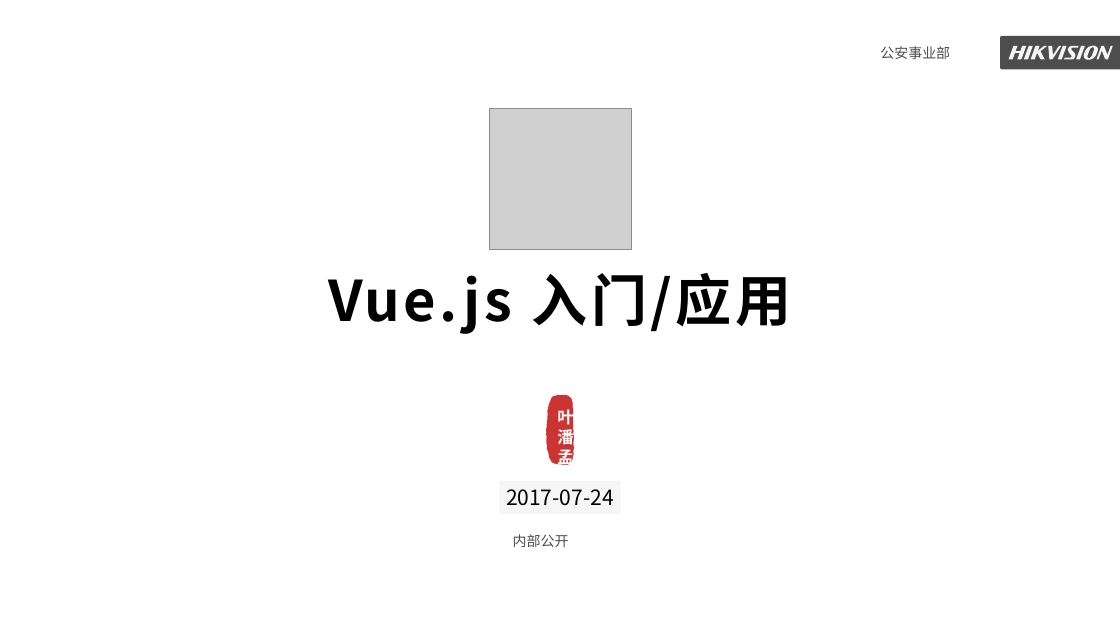
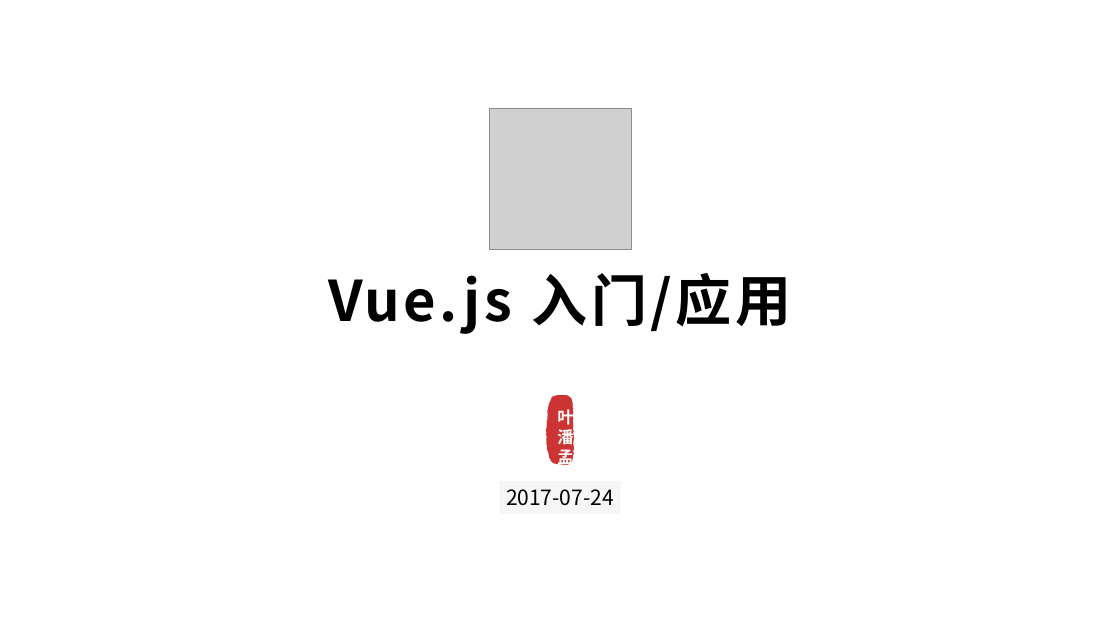
Before and after one commit to palmerye/Vue-Classroom, a slide deck: slide 1 of Presentation/Vue入门+应用.pptx. Drawn at 1120x630 pixels with LibreOffice and Linux fonts; fonts in the diff are those of the drawing; grey boxes stand for pictures. Boxes give left, top, right and bottom in pixels: in the first picture for what was removed or moved away, otherwise in the second. Text is boxed around its words. In the diff, an @@ line names an element or a change of style, - is before the commit and + after.

Commit message:
update ppt

```diff
--- a/Presentation/Vue入门+应用.pptx
+++ b/Presentation/Vue入门+应用.pptx
@@ text removed at <box>880,46,950,59</box> @@
-公安事业部
@@ rounded rectangle removed at <box>1001,36,1120,70</box> @@
@@ freeform shape removed at <box>1009,45,1113,59</box> @@
@@ text removed at <box>513,534,569,547</box> @@
-内部公开
```
Also in this commit, not shown: 2 other slides changed.
